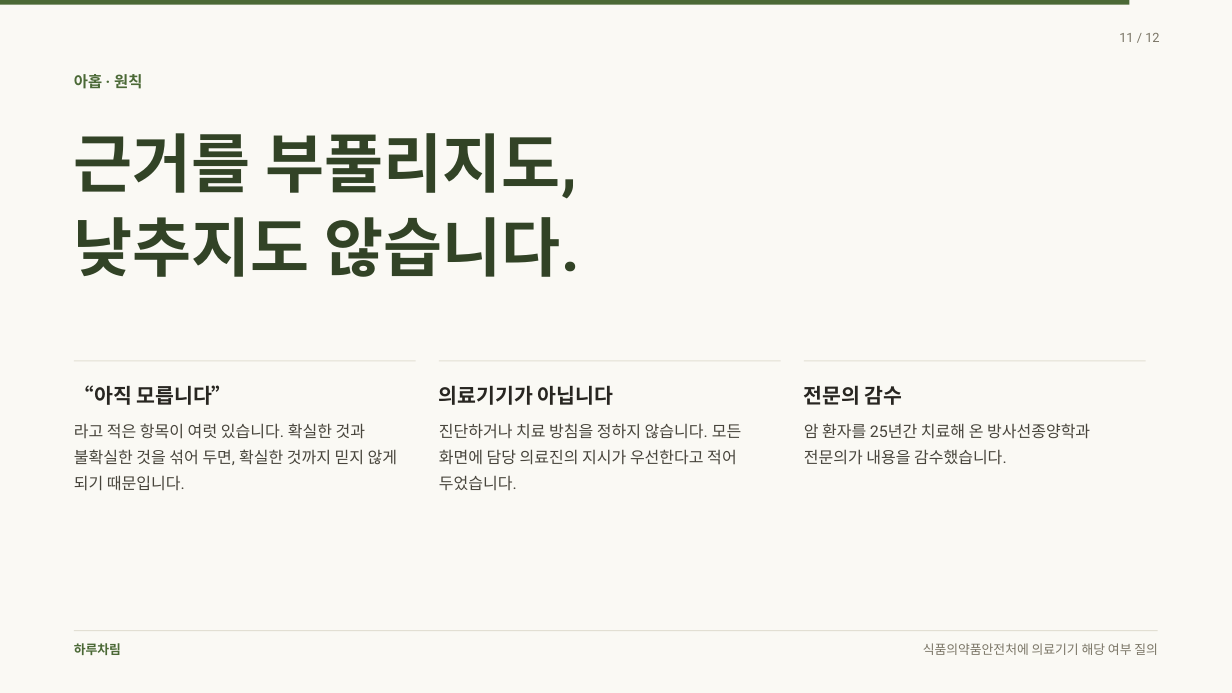
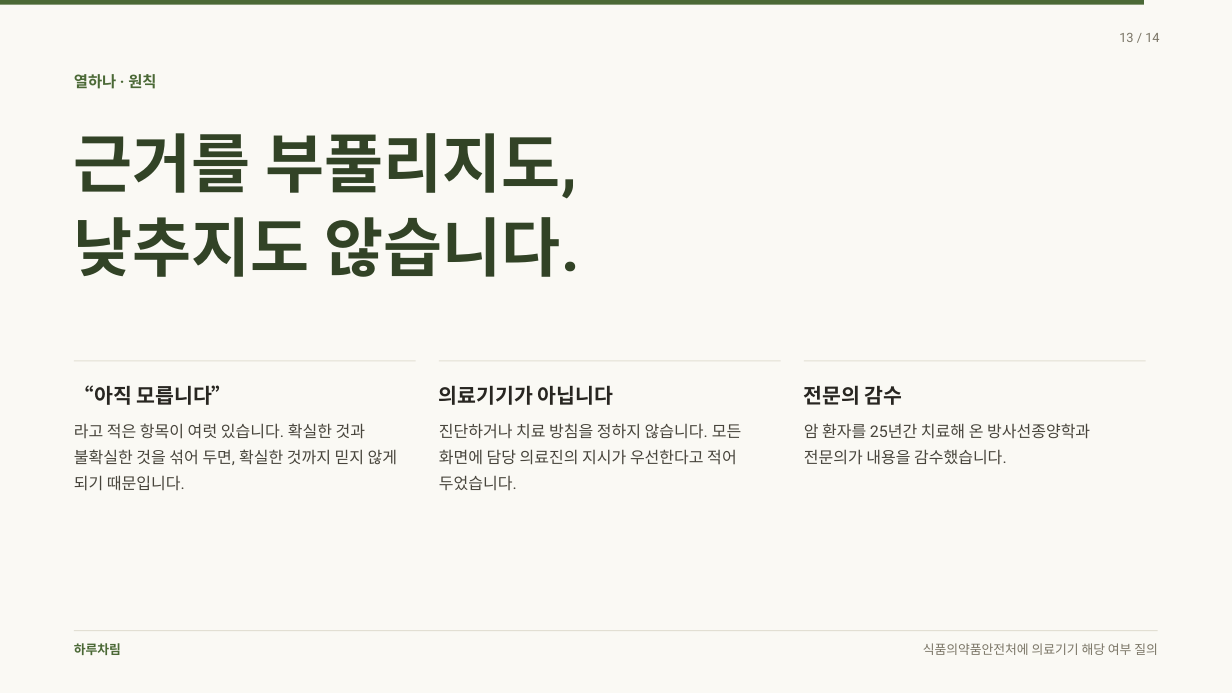
Before and after one commit to rohkwangwon-lang/harucharim-app, a slide deck: slide 13 of docs/홍보/하루차림-발표.pptx (slide 11 before the commit). Drawn at 1232x693 pixels with LibreOffice and Linux fonts; fonts in the diff are those of the drawing. Boxes give left, top, right and bottom in pixels: in the first picture for what was removed or moved away, otherwise in the second. Text is boxed around its words. In the diff, an @@ line names an element or a change of style, - is before the commit and + after.

```diff
--- a/docs/홍보/하루차림-발표.pptx
+++ b/docs/홍보/하루차림-발표.pptx
@@ rectangle: place and size @@
-rectangle at bbox=[0, 0, 1129, 5]
+rectangle at bbox=[0, 0, 1144, 5]
@@ text at bbox=[1119, 33, 1159, 42]: text changed @@
-11 / 12
+13 / 14
@@ text at bbox=[74, 74, 156, 89]: text changed @@
-아홉 · 원칙
+열하나 · 원칙
```
Also in this commit, not shown: 11 other slides changed, 2 slides added, 16 other files.
